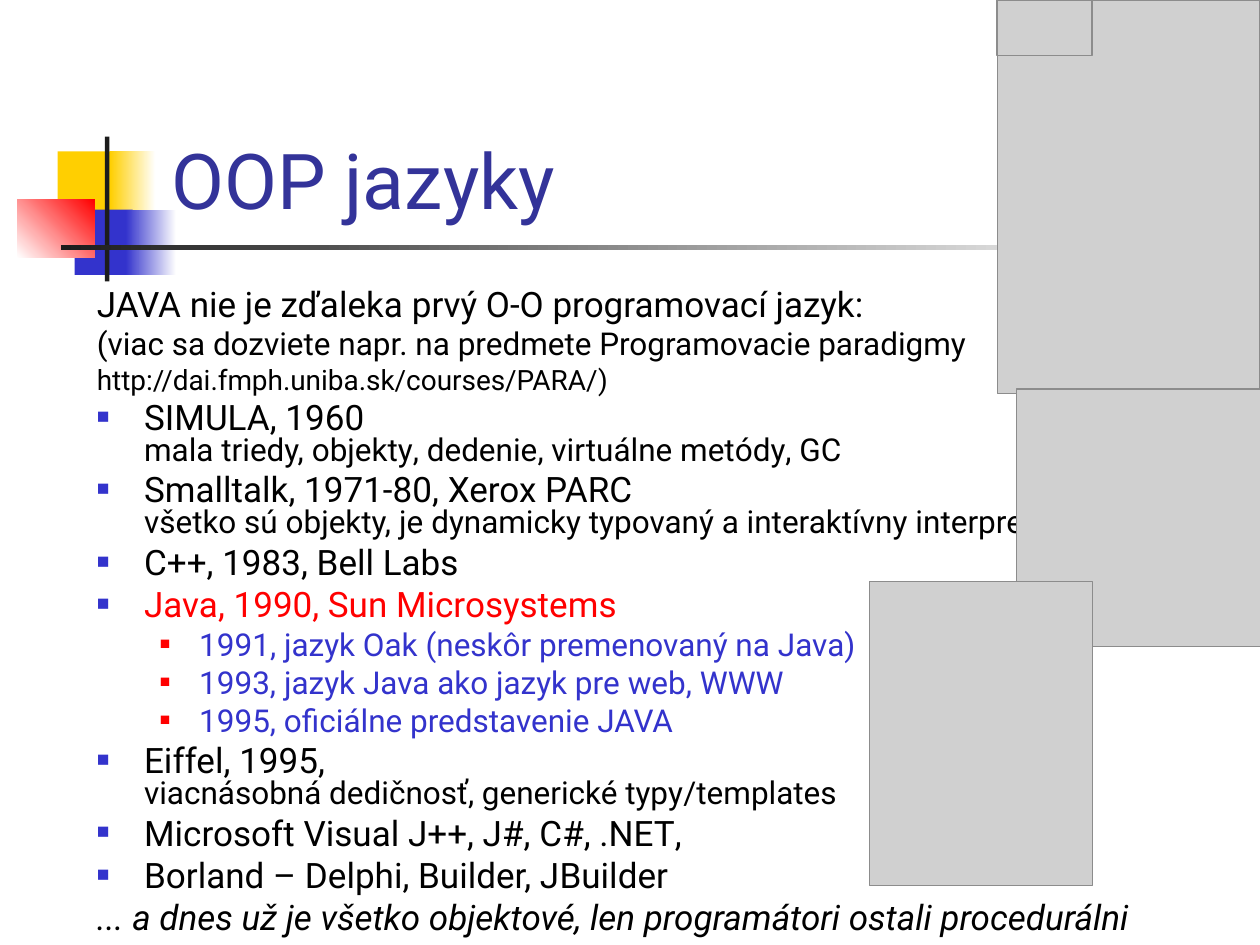
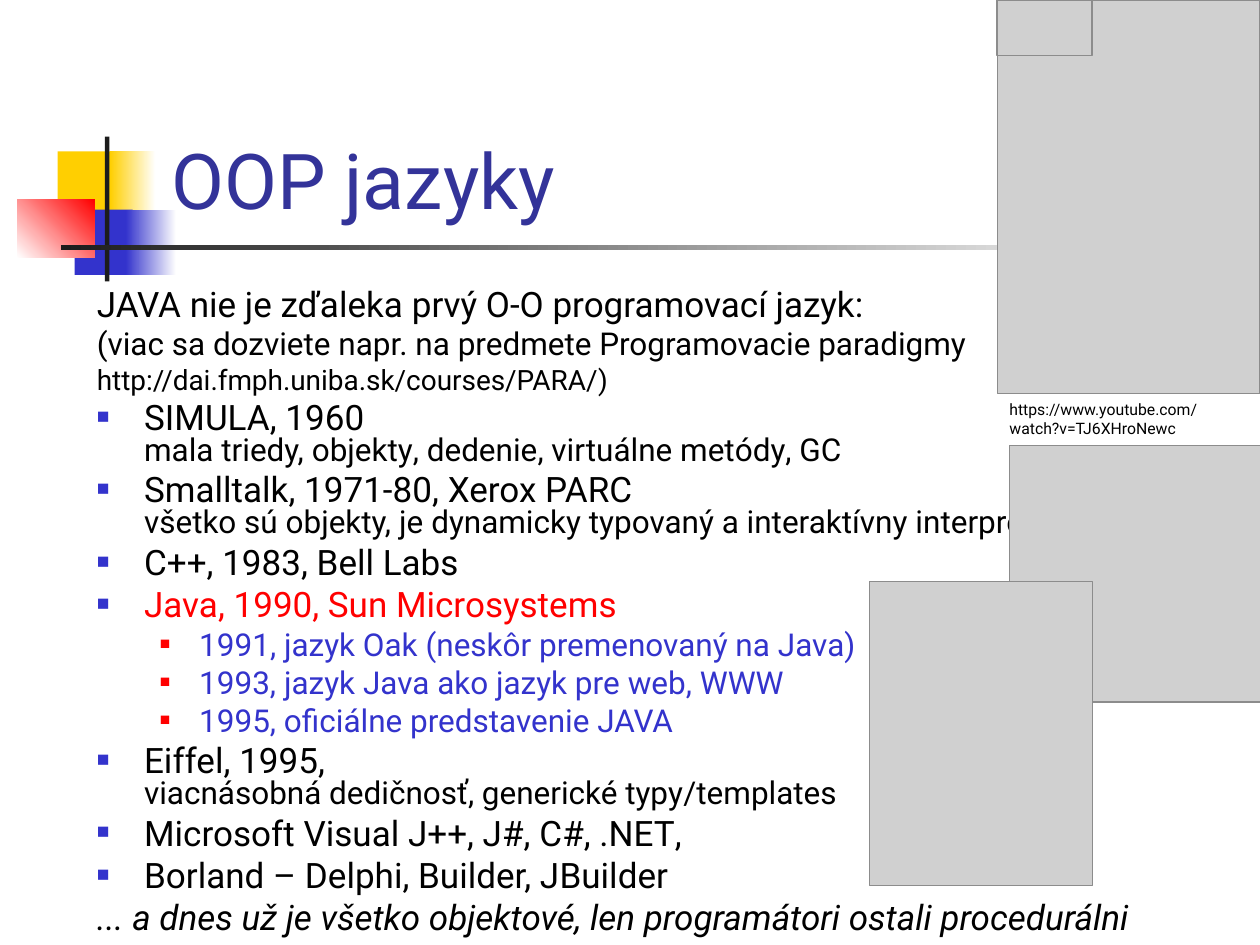
Before and after one commit to Programovanie4/Prednasky, a slide deck: slide 11 of 01/01_java.ppt (slide 10 before the commit). Drawn at 1260x945 pixels with LibreOffice and Linux fonts; fonts in the diff are those of the drawing; grey boxes stand for pictures. Boxes give left, top, right and bottom in pixels: in the first picture for what was removed or moved away, otherwise in the second. Text is boxed around its words. In the diff, an @@ line names an element or a change of style, - is before the commit and + after.

```diff
--- a/01/01_java.ppt
+++ b/01/01_java.ppt
@@ text added at [1009,403,1197,434], 9 pt, text #000000 @@
+https://www.youtube.com/watch?v=TJ6XHroNewc
@@ picture: place and size @@
-picture at [1017,389,1260,648]
+picture at [1009,445,1260,702]
```
Also in this commit, not shown: 3 other slides changed, 1 slide added, 2 other files.
